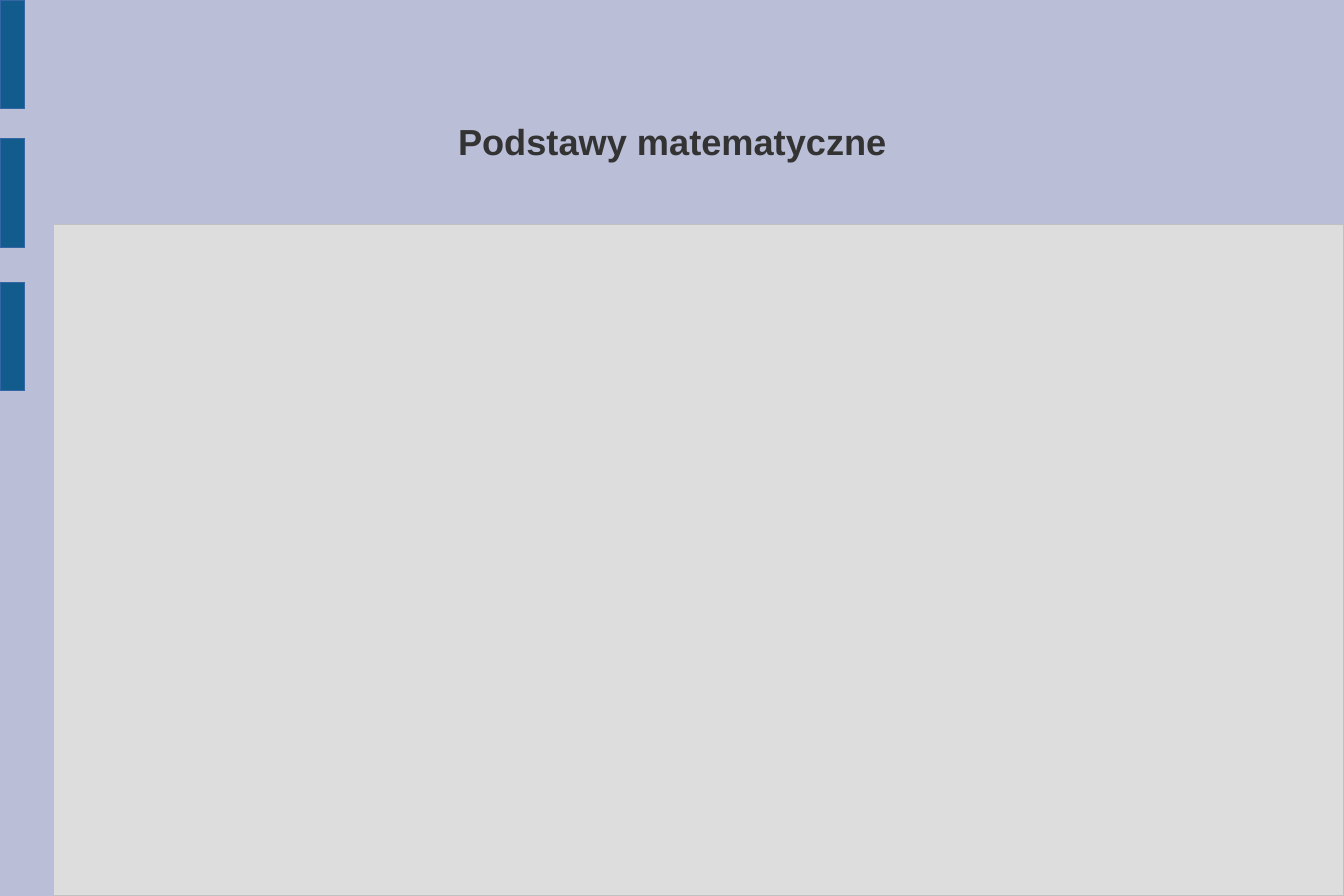
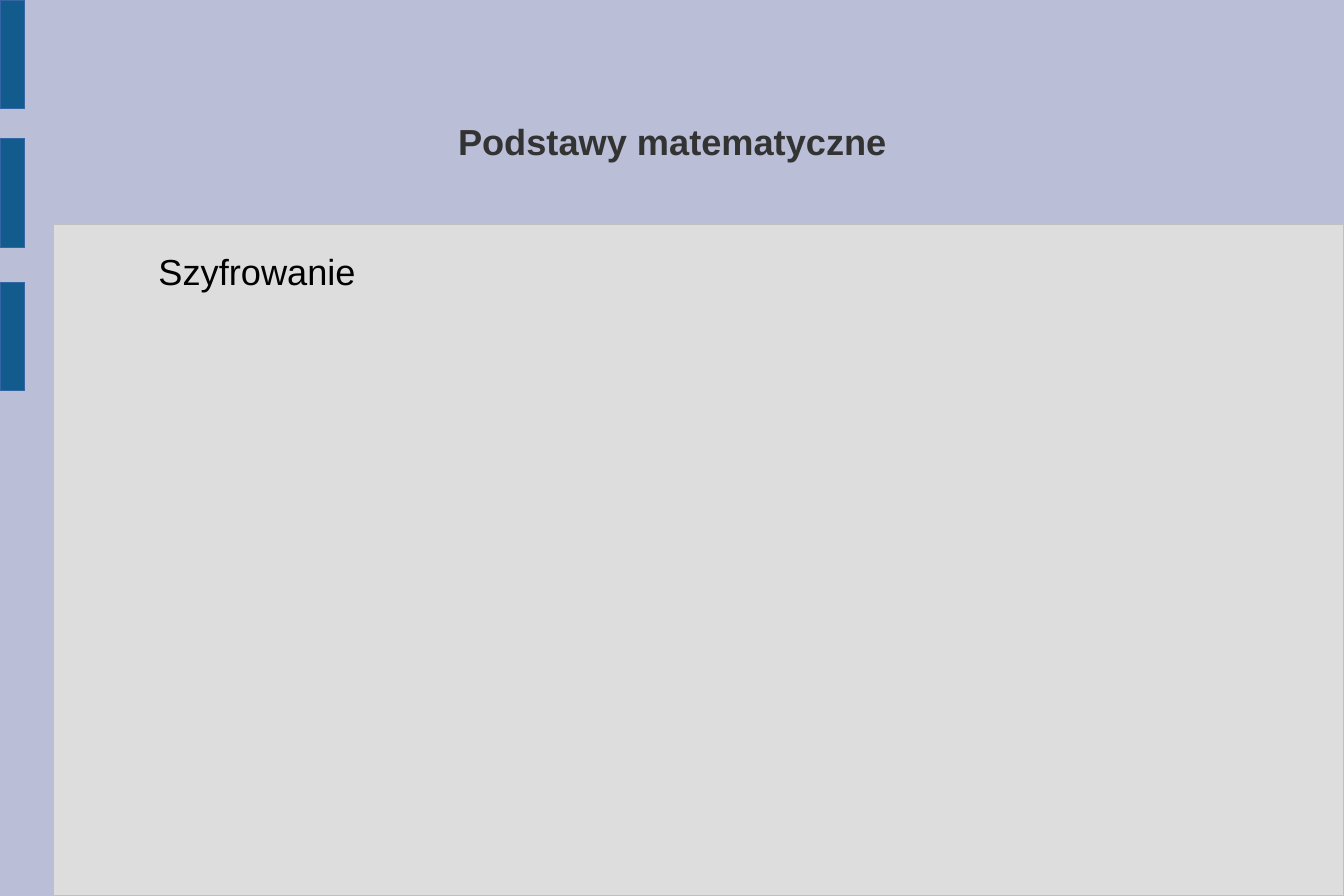
Before and after one commit to abhay123lp/internetvotingsystem, a slide deck: slide 17 of Tutorial/3. Troche matematyki (dla zainteresowanych).odp (slide 13 before the commit). Drawn at 1344x896 pixels with LibreOffice and Linux fonts; fonts in the diff are those of the drawing. Boxes give left, top, right and bottom in pixels: in the first picture for what was removed or moved away, otherwise in the second. Text is boxed around its words. In the diff, an @@ line names an element or a change of style, - is before the commit and + after.

```diff
--- a/Tutorial/3. Troche matematyki (dla zainteresowanych).odp
+++ b/Tutorial/3. Troche matematyki (dla zainteresowanych).odp
@@ text added at (158, 258, 355, 292), 20.6 pt, text #000000 @@
+Szyfrowanie
```
Also in this commit, not shown: 1 other slide changed, 5 slides added.
